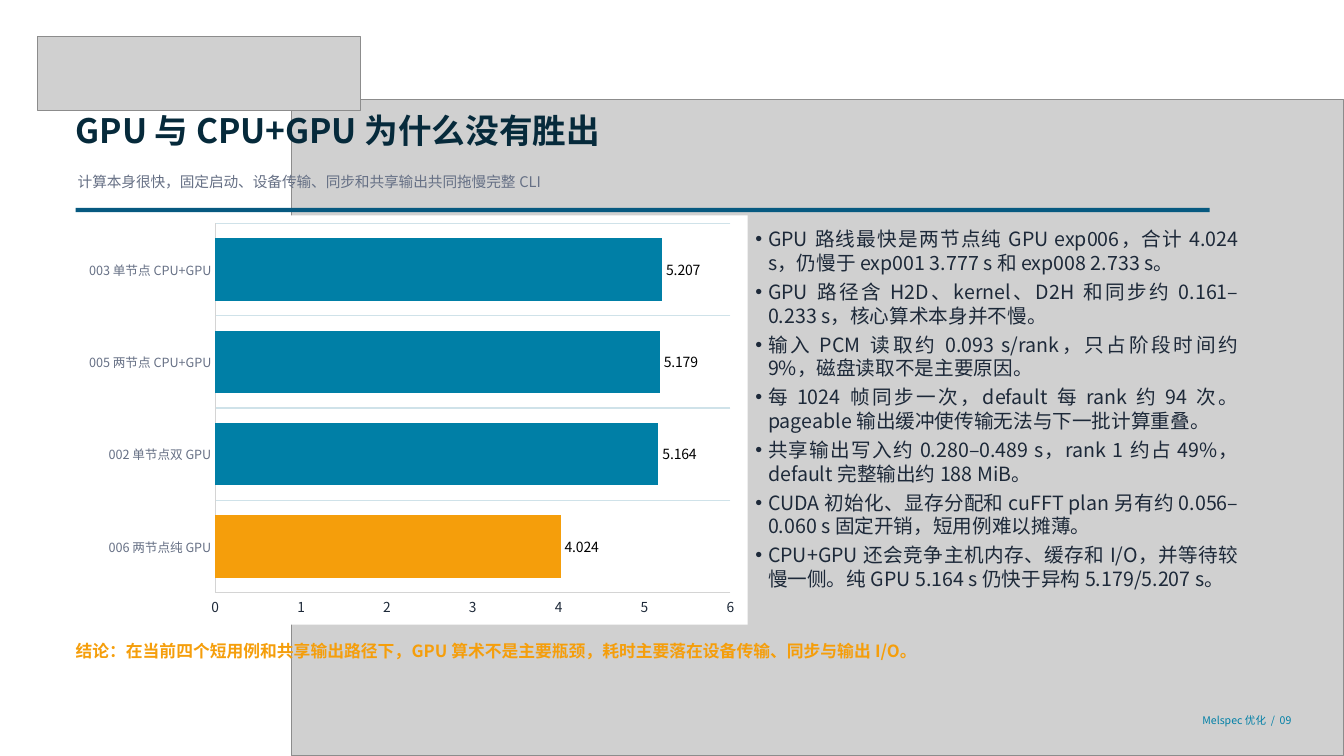
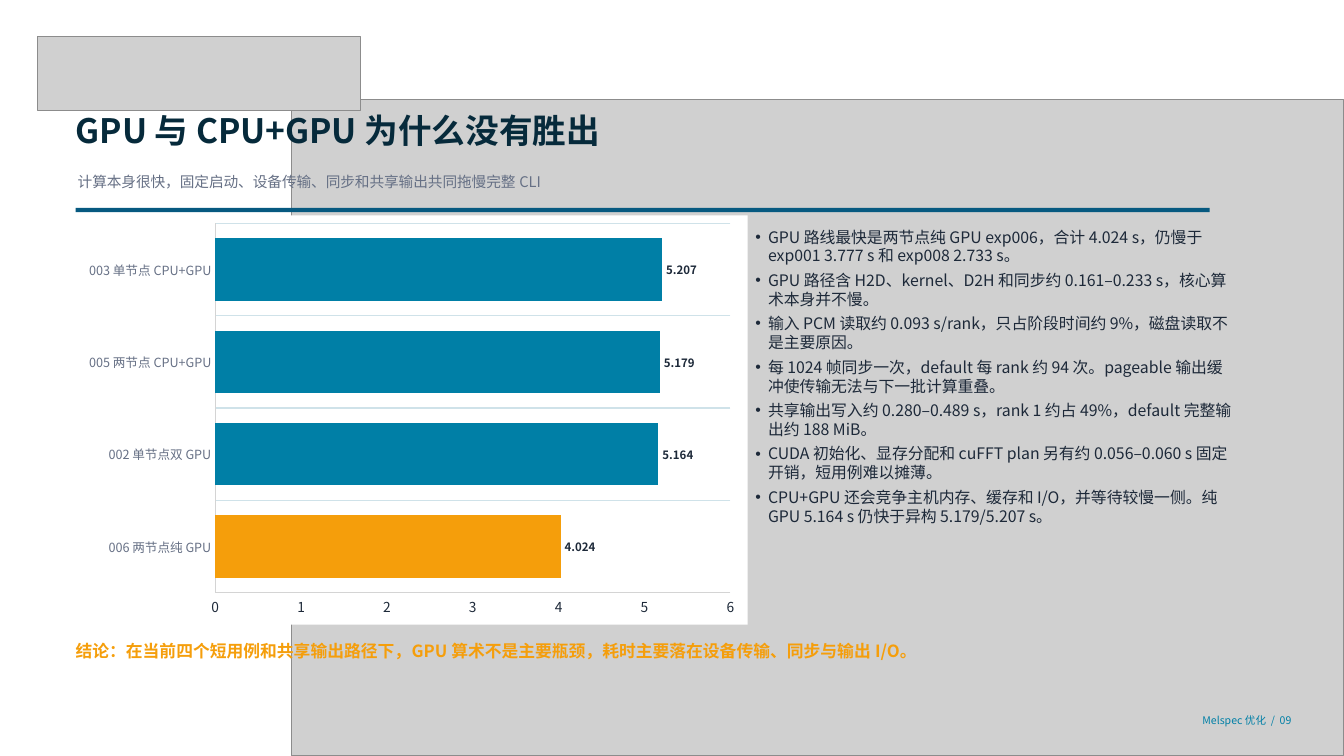
Before and after one commit to Citrate657/recruitment-2026-autumn, a slide deck: slide 9 of docs/melspec-performance-review.pptx. Drawn at 1344x756 pixels with LibreOffice and Linux fonts; fonts in the diff are those of the drawing; grey boxes stand for pictures. Boxes give left, top, right and bottom in pixels: in the first picture for what was removed or moved away, otherwise in the second. Text is boxed around its words. In the diff, an @@ line names an element or a change of style, - is before the commit and + after.

```diff
--- a/docs/melspec-performance-review.pptx
+++ b/docs/melspec-performance-review.pptx
@@ bar chart at (76, 216, 748, 625) @@
@@ data labels of Series 1 changed @@
@@ category axis changed @@
@@ value axis changed @@
@@ text "GPU 路线最快是两节点纯 GPU exp006，合计 4.024 ..." at (768, 229, 1231, 525): size 14 to 11.2 pt; alignment justified to left @@
```
Also in this commit, not shown: 1 other slide changed, 5 other files.
